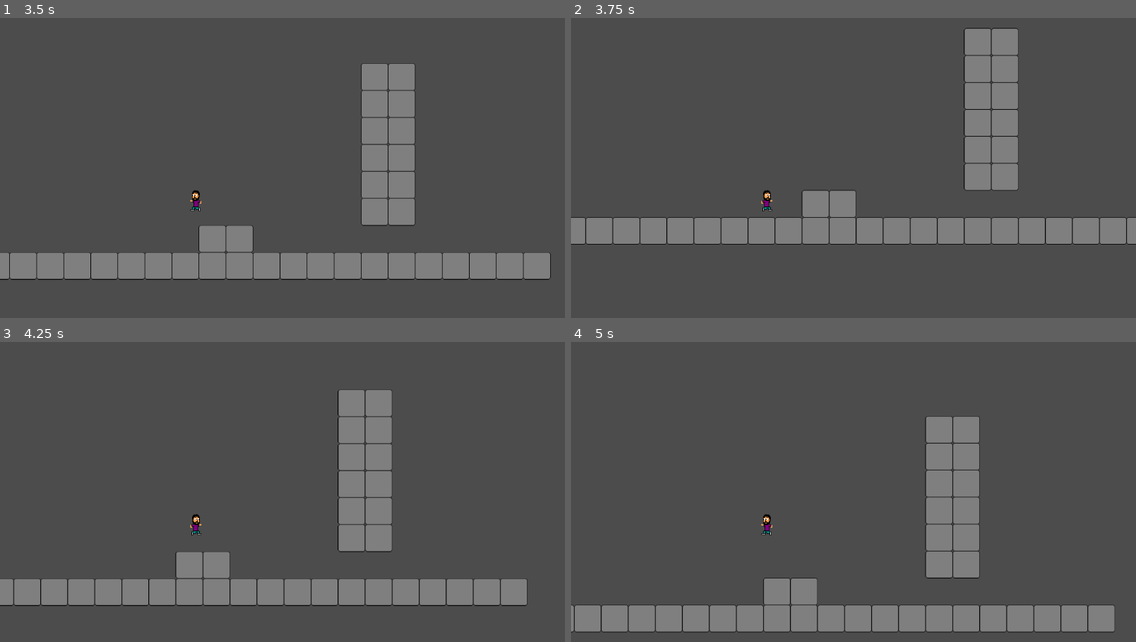
Above: before the commit, frames 1-4 (two rows, left to right).
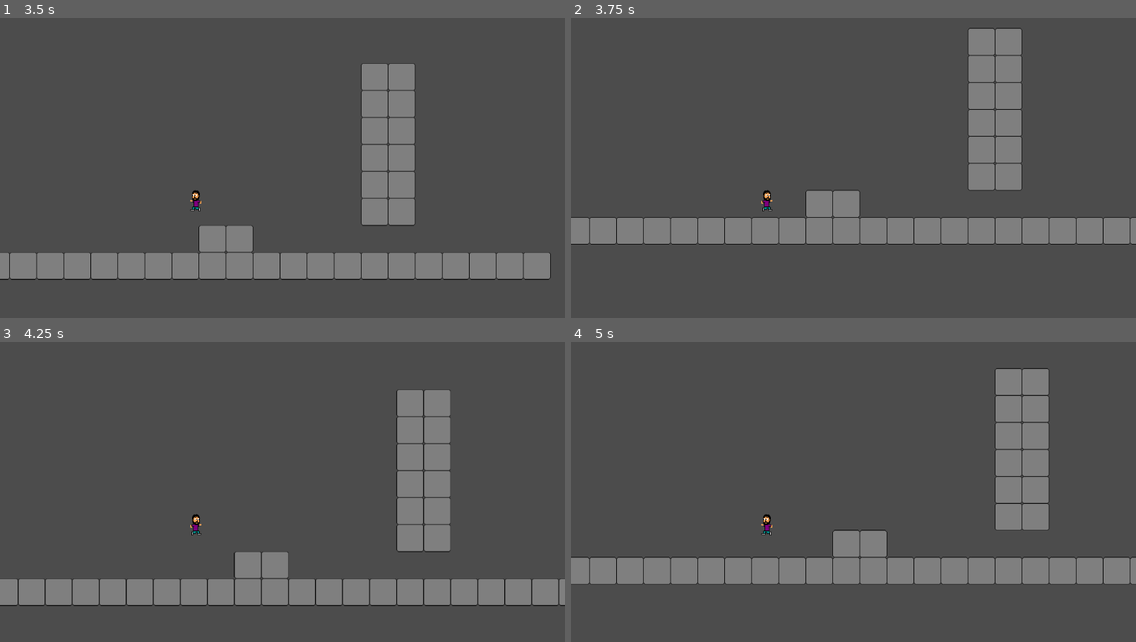
Above: after the commit, the same moments.

Repository: Guilherme-Calland/super_mega_guacamole
Game: Godot game, scene res://Scenes/Testing/TestingArena.tscn
Same seed, same stepped clock (60 frames per second), same inputs: the game is played once before the commit and once after it. This scene is started directly instead of the project's main scene.
Inputs:
- Up to frame 1 (3.5 s): hold Space (jump) 0.53-1.28 s; hold D (right) 0.53-2.03 s; tap Shift (grab) at 1.35, 2.85 s; tap Space (jump) at 1.52, 1.55, 1.82, 3.02, 3.05, 3.32 s; hold A (left) 2.03-2.78 s; hold Space (jump) 2.03-2.78 s; hold D (right) from 2.78 s (still down)
- Up to frame 2 (3.75 s): keep holding D (right); hold Space (jump) from 3.53 s (still down)
- Up to frame 3 (4.25 s): keep holding D (right); keep holding Space (jump)
- Up to frame 4 (5 s): release D (right) at 4.28 s; release Space (jump) at 4.28 s; hold A (left) from 4.28 s (still down); tap Shift (grab) at 4.35 s; tap Space (jump) at 4.52, 4.55, 4.82 s

Frame 1 is identical in both runs. In frame 2, 2.1% of the frame differs, in the area x 2-100%, y 3-76%; in frame 3, 13%; in frame 4, 27%, in the area x 0-100%, y 8-97%.

Commit message:
is_on_wall and is_on_celining bugs fixed

Diff:
--- a/Scripts/Movement.gd
+++ b/Scripts/Movement.gd
@@ -1,4 +1,4 @@
-func move(speed, gravity, jumpSpeed, wallPushForce, isOnFloor, isOnWall, isOnCeiling, motionBundle, inputBundle):
+func move(speed, gravity, jumpSpeed, wallPushForce, isOnFloor, isOnWall, isOnCeiling, wallCollisionDirection, motionBundle, inputBundle):
 	var motion = motionBundle["motion"]
 	var direction = motionBundle["direction"]
 	var hurtMovement = motionBundle["hurtMovement"]
@@ -19,19 +19,16 @@
 		if isOnFloor:
 			motion.x = 0
 
-	if not isOnFloor:
-		if not isOnCeiling:
-			motion.y += gravity
-		elif isOnCeiling:
-			motion.y = gravity
-
-	elif isOnFloor:
+	if not isOnFloor and not isOnCeiling:
+		motion.y += gravity
+	else:
 		motion.y = gravity
 
 	if jump and isOnFloor:
 		motion.y = -jumpSpeed
 
 	if isOnWall:
+		wallCollisionDirection = direction
 		if grab:
 			motion.y = 0
 		if jump:
@@ -43,12 +40,15 @@
 				motion.x = wallPushForce
 				direction = "right"
 
-#	if justOnWallStatus == "justOnRightWall":
-#		if motion.x > 0:
-#			motion.x = -1;
-#	elif justOnWallStatus == "justOnLeftWall":
-#		if motion.x < 0:
-#			motion.x = 1
+	if wallCollisionDirection == "right":
+		if motion.x > 0:
+			motion.x = 1
+	elif wallCollisionDirection == "left":
+		if motion.x < 0:
+			motion.x = -1
+
+	if isOnFloor:
+		wallCollisionDirection = "none"
 
 	if hurtMovement:
 		motion.y = -jumpSpeed
@@ -57,7 +57,8 @@
 	motionBundle = {
 		"motion" : motion,
 		"direction" : direction,
-		"hurtMovement" : hurtMovement
+		"hurtMovement" : hurtMovement,
+		"wallCollisionDirection" : wallCollisionDirection
 	}
 
 	return motionBundle
--- a/Scripts/Player.gd
+++ b/Scripts/Player.gd
@@ -21,13 +21,12 @@
 
 func move():
 	var motion = u.motionBundle["motion"]
-	var direction = u.motionBundle["direction"]
 
 	# once move_and slide is called this changes the
 	# is_on_wall() and is_on_ceiling()
-	var prevIsOnWall = is_on_wall()
-
 	move_and_slide(motion, u.UP)
+	var direction = u.motionBundle["direction"]
+	var wallCollisionDirection = u.motionBundle["wallCollisionDirection"]
 	u.motionBundle = u.movement.move(
 		speed,
 		gravity,
@@ -36,6 +35,7 @@
 		isOnFloor(motion),
 		is_on_wall(),
 		is_on_ceiling(),
+		wallCollisionDirection,
 		u.motionBundle,
 		u.inputBundle
 		)
--- a/Scripts/Utils.gd
+++ b/Scripts/Utils.gd
@@ -9,7 +9,8 @@
 var motionBundle = {
 	"motion" : Vector2(0,0),
 	"direction" : "left",
-	"hurtMovement" : false
+	"hurtMovement" : false,
+	"wallCollisionDirection" : "none"
 }
 
 var animationBundle = {
